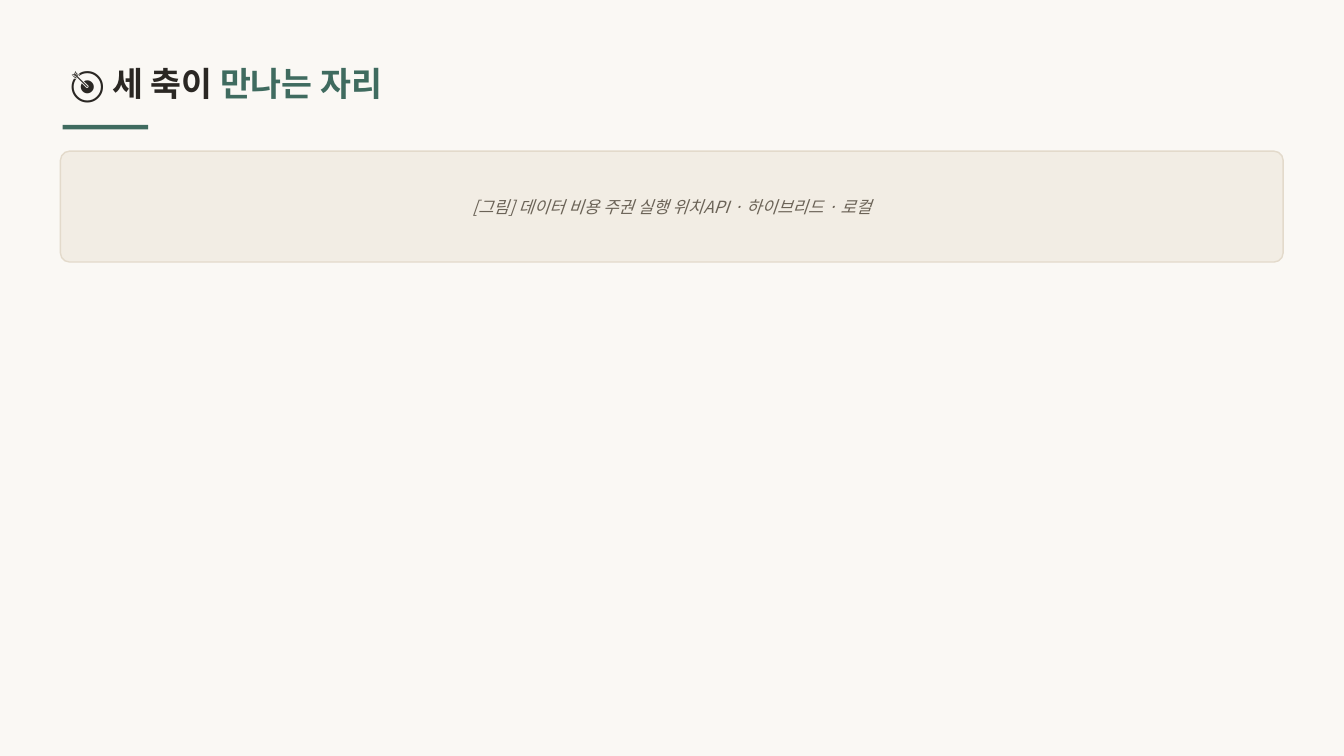
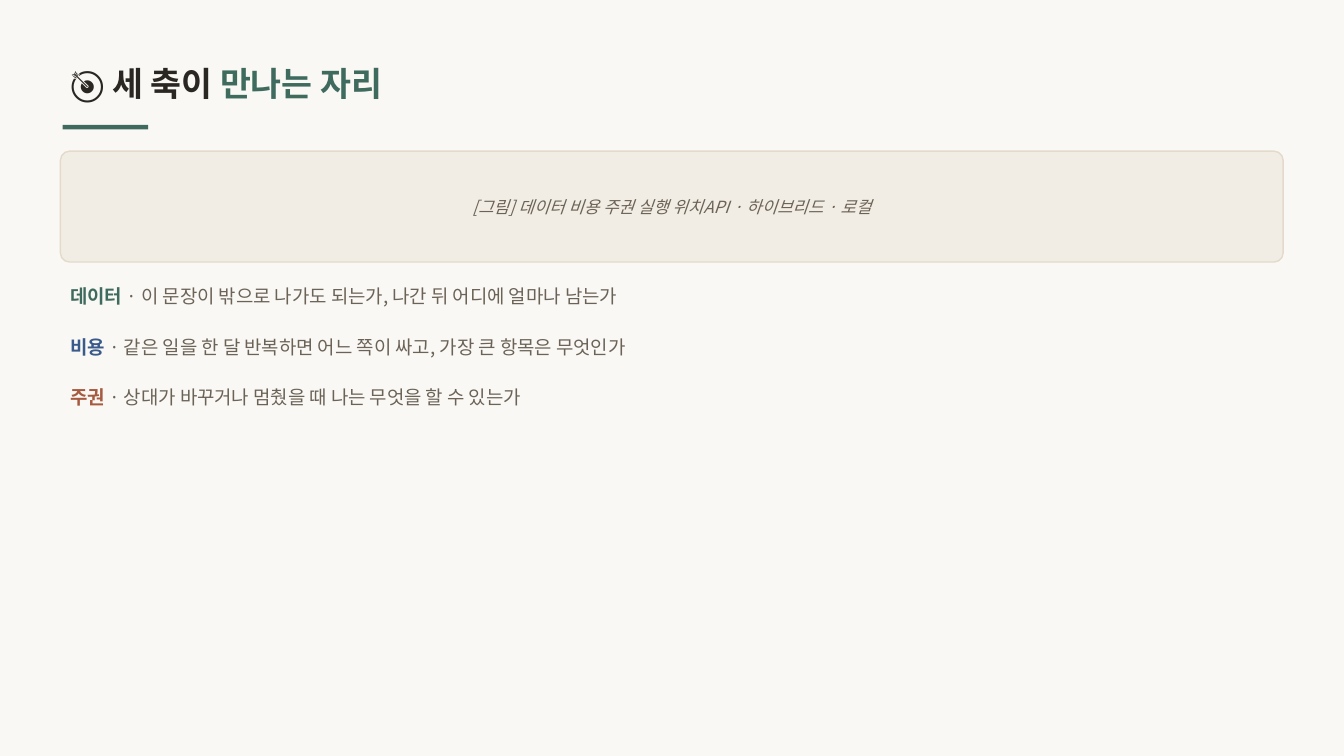
Before and after one commit to inseoklee-ai/study-room, a slide deck: slide 3 of decision-doc/decision-doc.pptx. Drawn at 1344x756 pixels with LibreOffice and Linux fonts; fonts in the diff are those of the drawing. Boxes give left, top, right and bottom in pixels: in the first picture for what was removed or moved away, otherwise in the second. Text is boxed around its words. In the diff, an @@ line names an element or a change of style, - is before the commit and + after.

```diff
--- a/decision-doc/decision-doc.pptx
+++ b/decision-doc/decision-doc.pptx
@@ text added at [70,287,617,307], 13.5 pt, text #6B6357 @@
+데이터 · 이 문장이 밖으로 나가도 되는가, 나간 뒤 어디에 얼마나 남는가
@@ text added at [70,338,625,358], 13.5 pt, text #6B6357 @@
+비용 · 같은 일을 한 달 반복하면 어느 쪽이 싸고, 가장 큰 항목은 무엇인가
@@ text added at [70,388,521,406], 13.5 pt, text #6B6357 @@
+주권 · 상대가 바꾸거나 멈췄을 때 나는 무엇을 할 수 있는가
```
Also in this commit, not shown: 23 other files.
